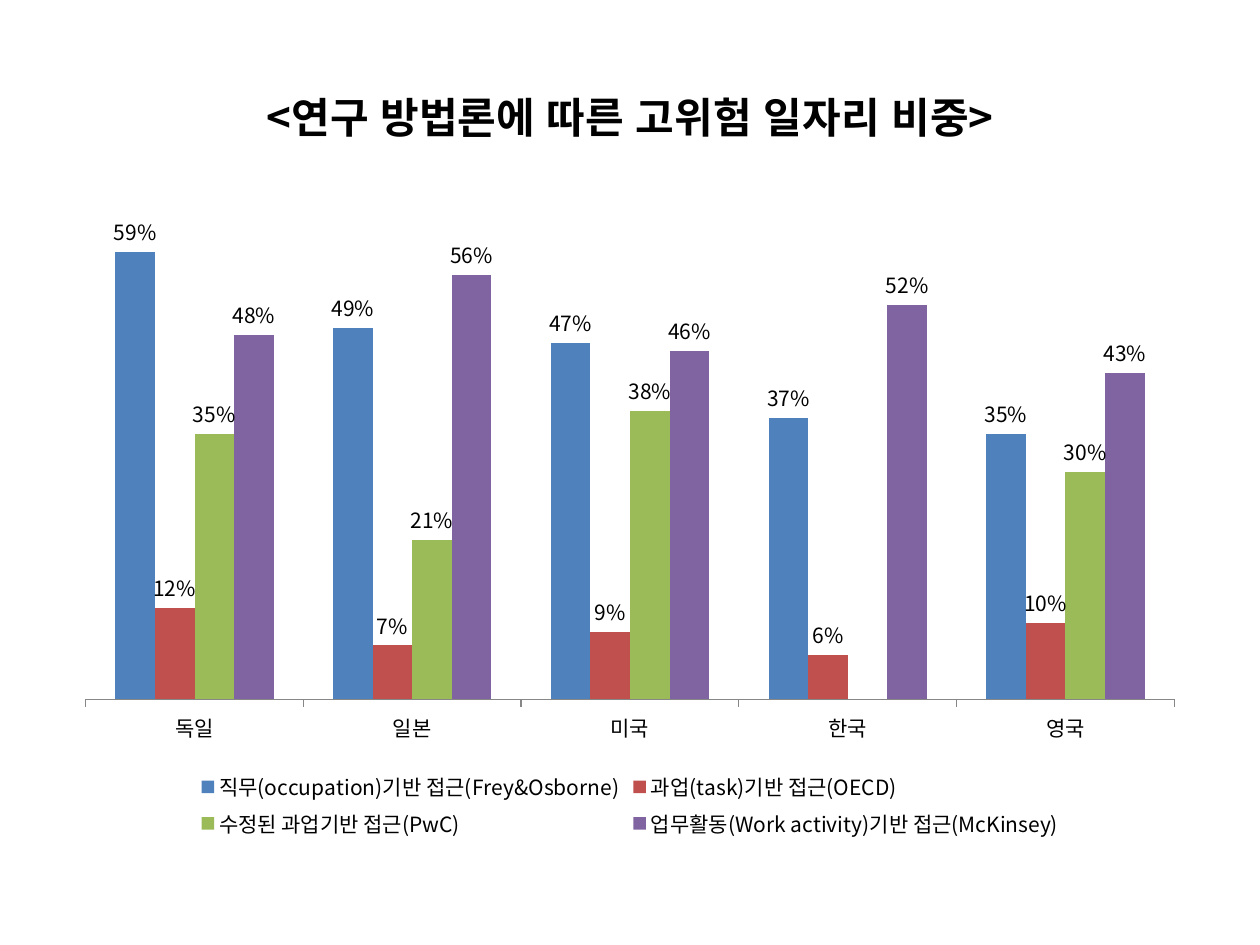
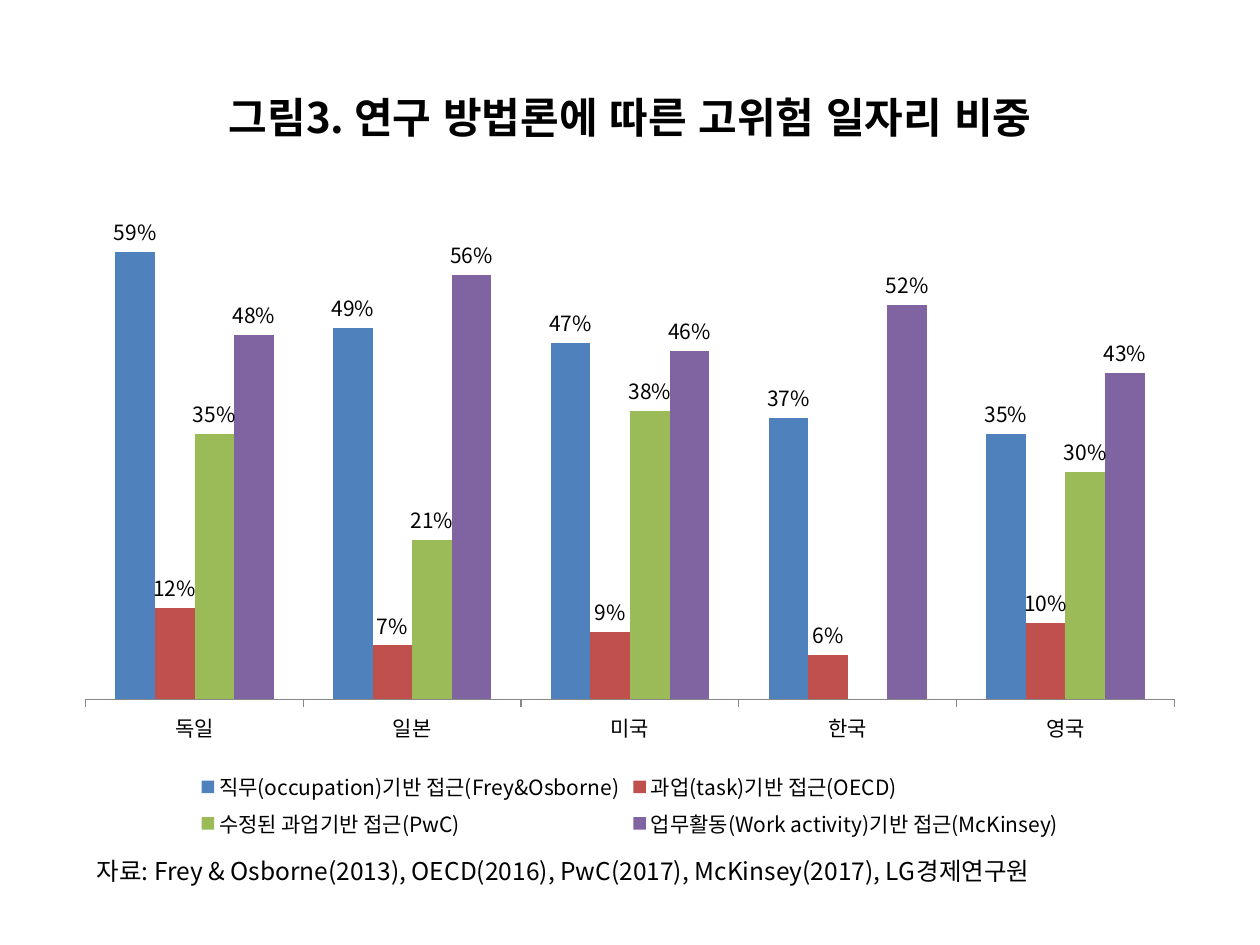
Before and after one commit to externalbrainlab/externalbrainlab.github.io, a slide deck: slide 3 of ppt/차트.pptx (slide 4 before the commit). Drawn at 1260x945 pixels with LibreOffice and Linux fonts; fonts in the diff are those of the drawing. Boxes give left, top, right and bottom in pixels: in the first picture for what was removed or moved away, otherwise in the second. Text is boxed around its words. In the diff, an @@ line names an element or a change of style, - is before the commit and + after.

```diff
--- a/ppt/차트.pptx
+++ b/ppt/차트.pptx
@@ title at [229,97,1031,137]: text changed @@
-<연구 방법론에 따른 고위험 일자리 비중>
+그림3. 연구 방법론에 따른 고위험 일자리 비중
@@ text added at [97,859,1029,886], 14 pt, text #000000 @@
+자료: Frey & Osborne(2013), OECD(2016), PwC(2017), McKinsey(2017), LG경제연구원
```
Also in this commit, not shown: 9 other slides changed, 4 slides added, 9 other files.
